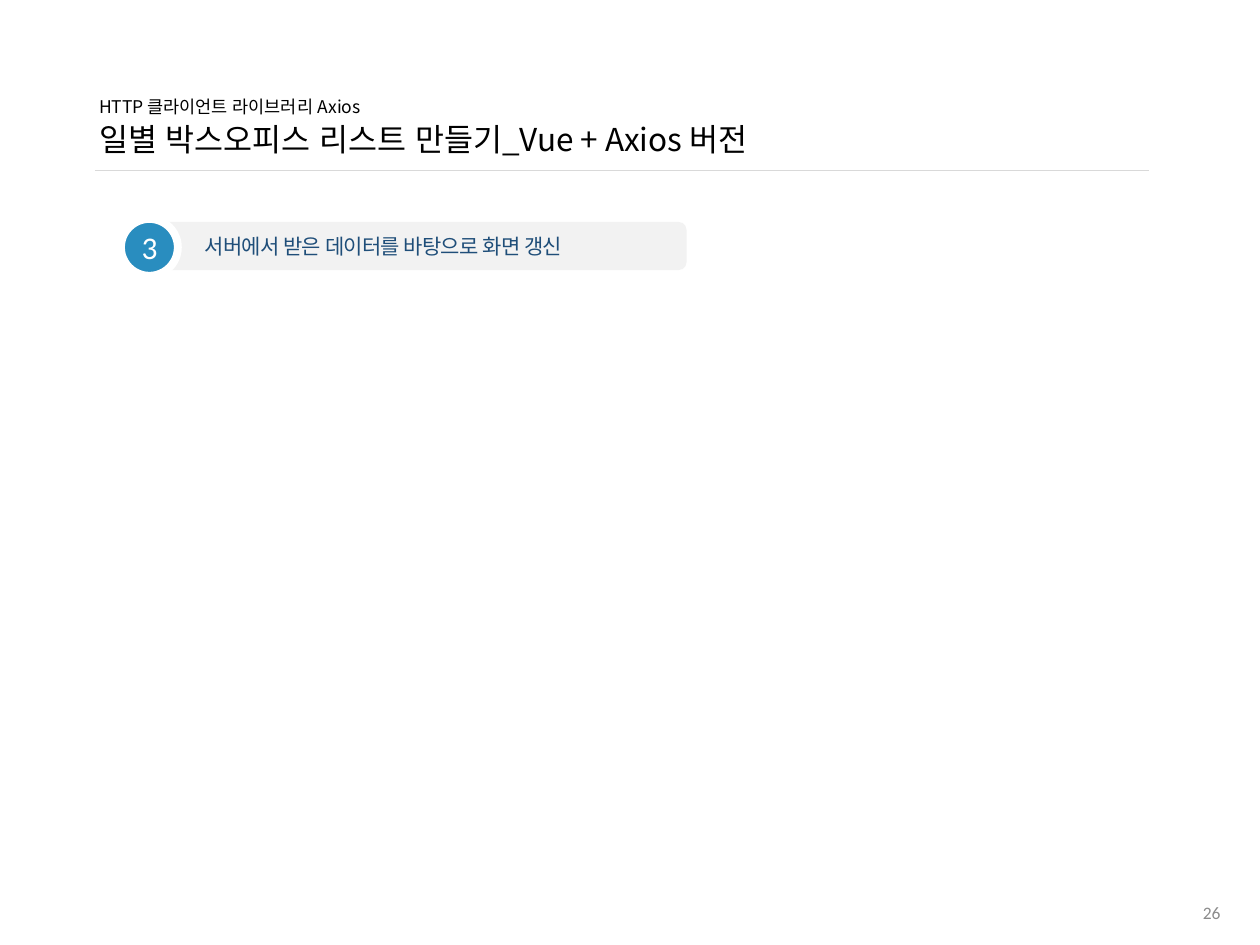
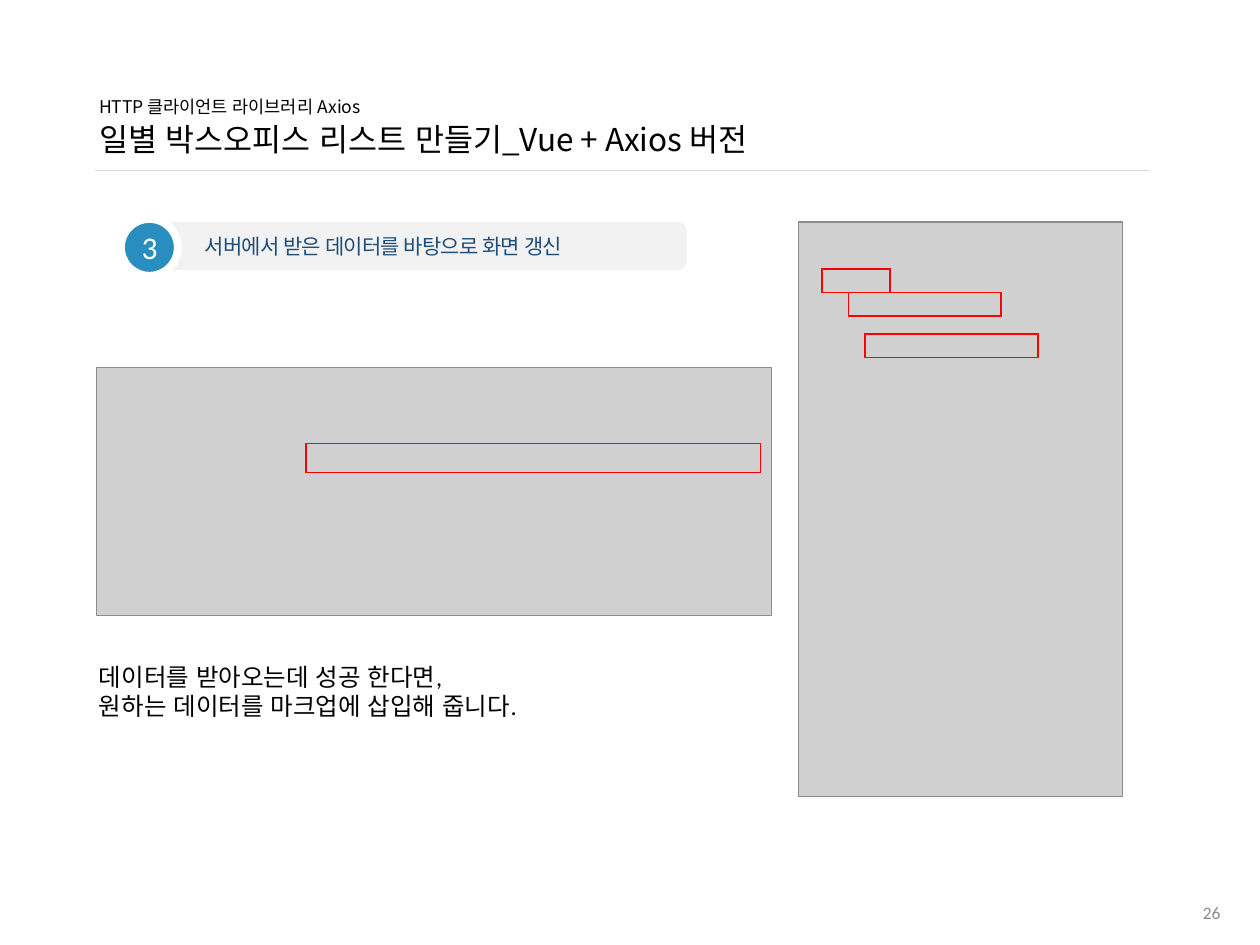
Before and after one commit to ddowon/vueStudy, a slide deck: slide 27 of 01.참고자료/191104_HTTP 클라이언트 라이브러리 Axios.pptx. Drawn at 1260x945 pixels with LibreOffice and Linux fonts; fonts in the diff are those of the drawing; grey boxes stand for pictures; background and template pictures are left out. Boxes give left, top, right and bottom in pixels: in the first picture for what was removed or moved away, otherwise in the second. Text is boxed around its words. In the diff, an @@ line names an element or a change of style, - is before the commit and + after.

Commit message:
[과제제출]  Ajax, Axios 코드 캡쳐 김도원

```diff
--- a/01.참고자료/191104_HTTP 클라이언트 라이브러리 Axios.pptx
+++ b/01.참고자료/191104_HTTP 클라이언트 라이브러리 Axios.pptx
@@ picture added at (x1=799, y1=222, x2=1123, y2=796) @@
@@ rectangle added at (x1=822, y1=270, x2=890, y2=294), outline #FF0000 1 pt @@
@@ rectangle added at (x1=848, y1=292, x2=1000, y2=316), outline #FF0000 1 pt @@
@@ rectangle added at (x1=864, y1=334, x2=1038, y2=358), outline #FF0000 1 pt @@
@@ picture added at (x1=97, y1=368, x2=771, y2=616) @@
@@ rectangle added at (x1=306, y1=444, x2=761, y2=472), outline #FF0000 1 pt @@
@@ text added at (x1=99, y1=665, x2=516, y2=717), 14 pt, text #000000 @@
+데이터를 받아오는데 성공 한다면,
+원하는 데이터를 마크업에 삽입해 줍니다.
```
Also in this commit, not shown: 5 other slides changed, 1 slide added.
